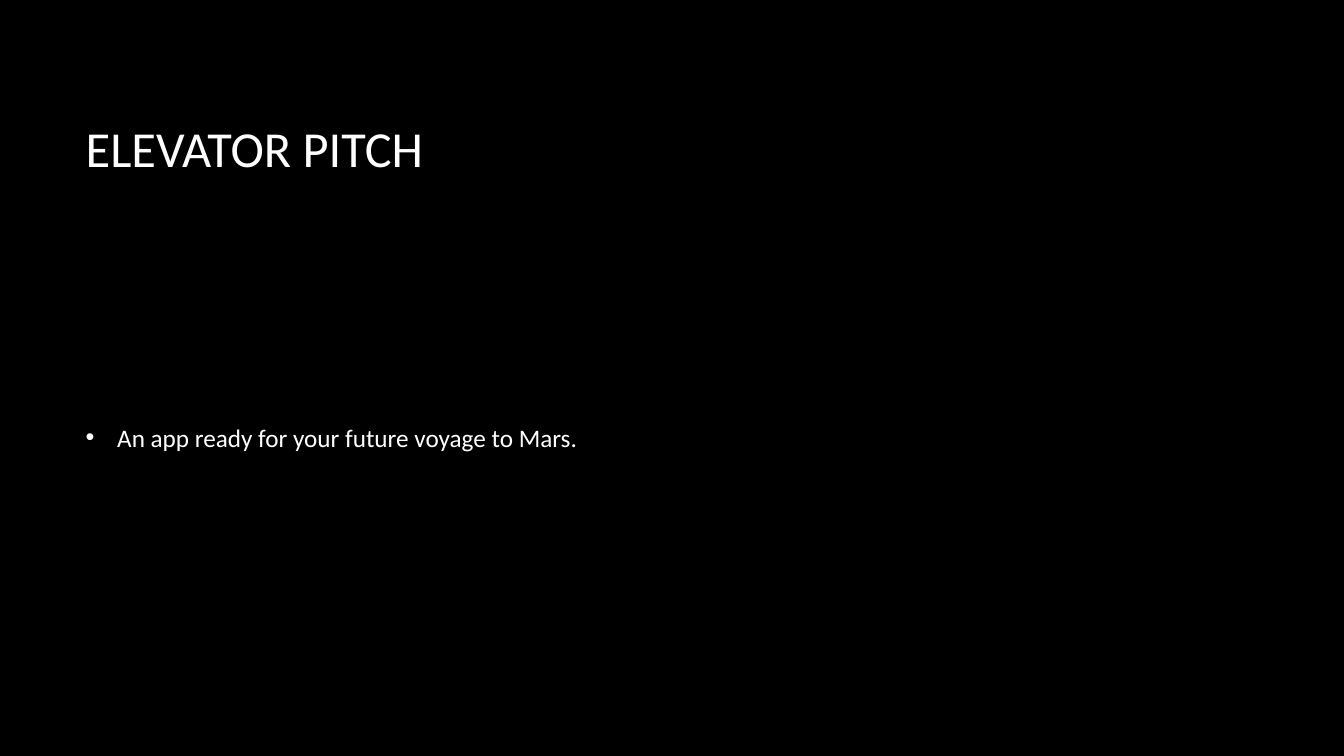
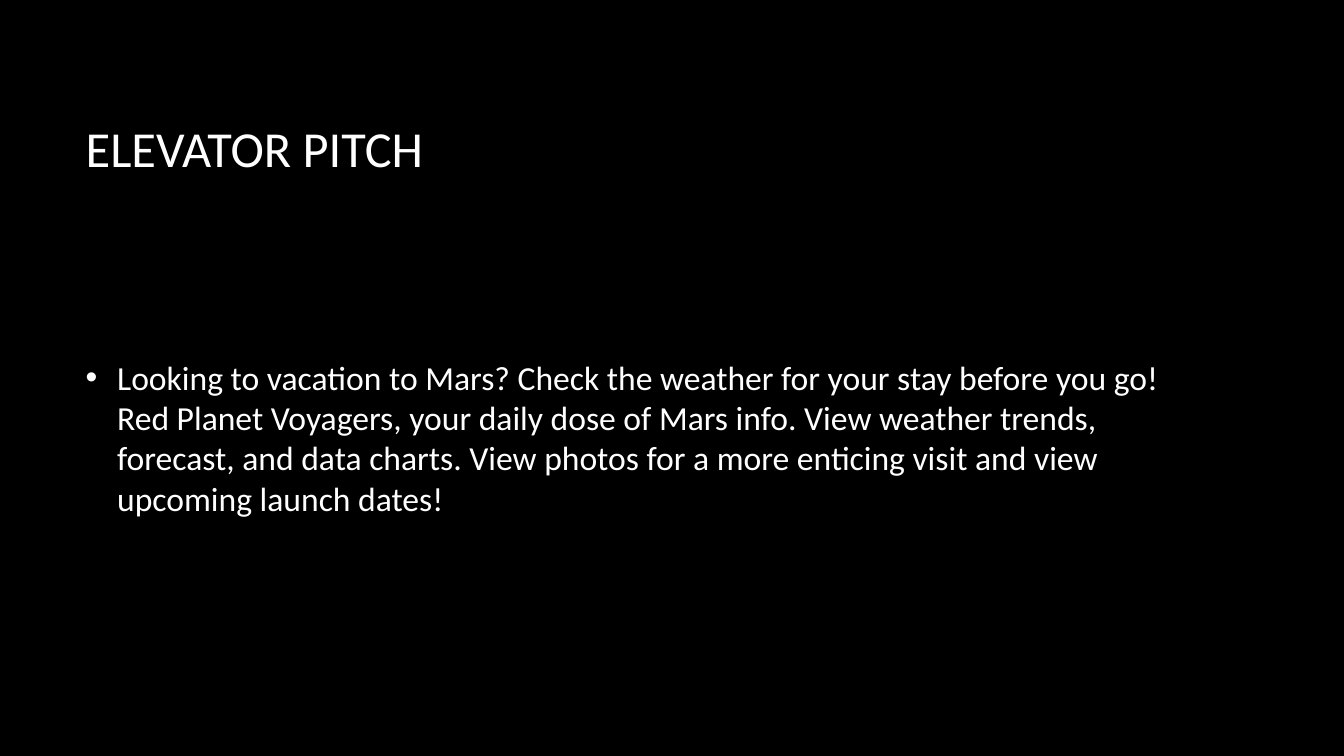
Before and after one commit to FenixTrax18/Project-2, a slide deck: slide 2 of Red Planet Voyagers.pptx. Drawn at 1344x756 pixels with LibreOffice and Linux fonts; fonts in the diff are those of the drawing; background and template pictures are left out. Boxes give left, top, right and bottom in pixels: in the first picture for what was removed or moved away, otherwise in the second. Text is boxed around its words. In the diff, an @@ line names an element or a change of style, - is before the commit and + after.

```diff
--- a/Red Planet Voyagers.pptx
+++ b/Red Planet Voyagers.pptx
@@ text at [117,366,1158,517]: text changed; size 18 to 24 pt @@
-• An app ready for your future voyage to Mars.
+• Looking to vacation to Mars? Check the weather for your stay before you go! Red Planet Voyagers, your daily dose of Mars info. View weather trends, forecast, and data charts. View photos for a more enticing visit and view upcoming launch dates!
```
Also in this commit, not shown: 5 other slides changed.
